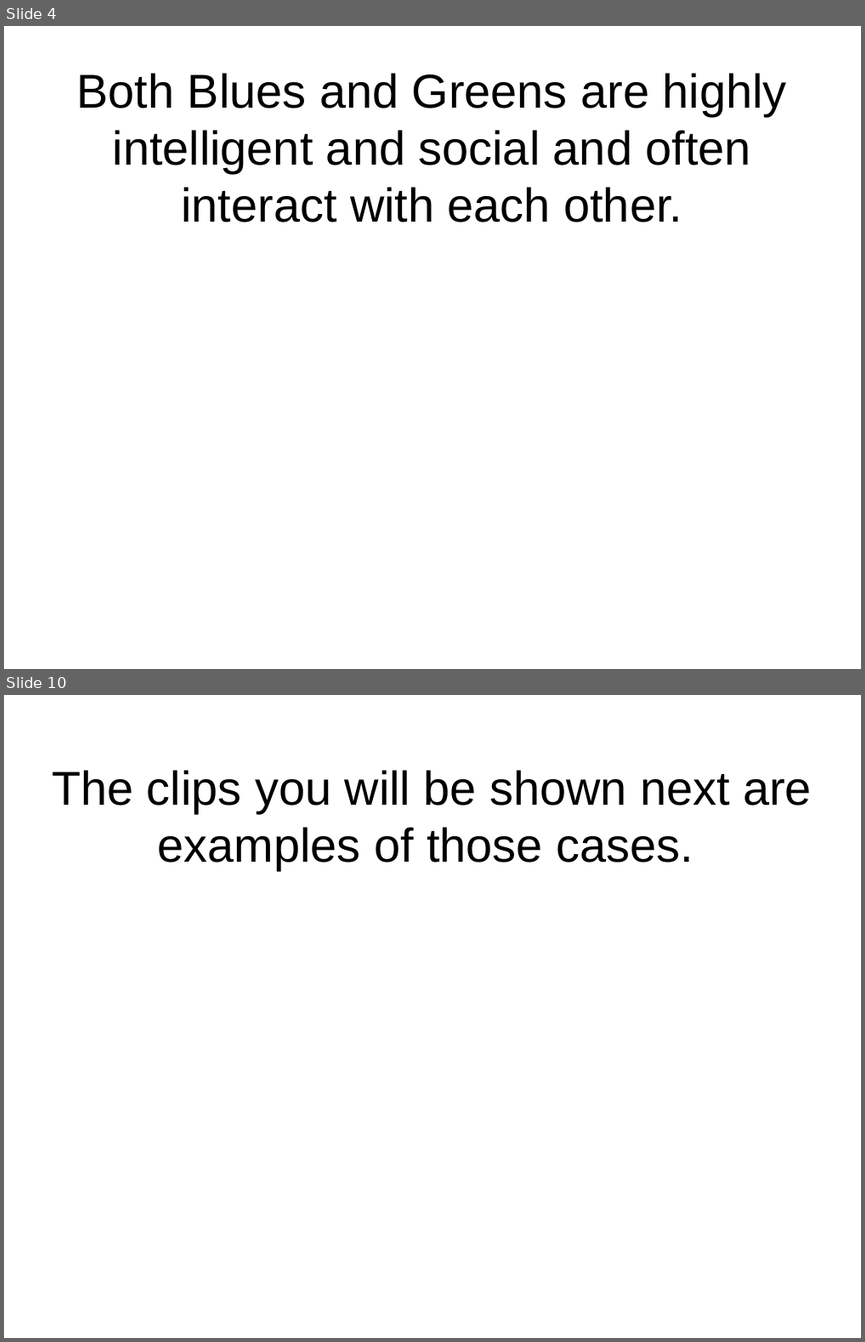
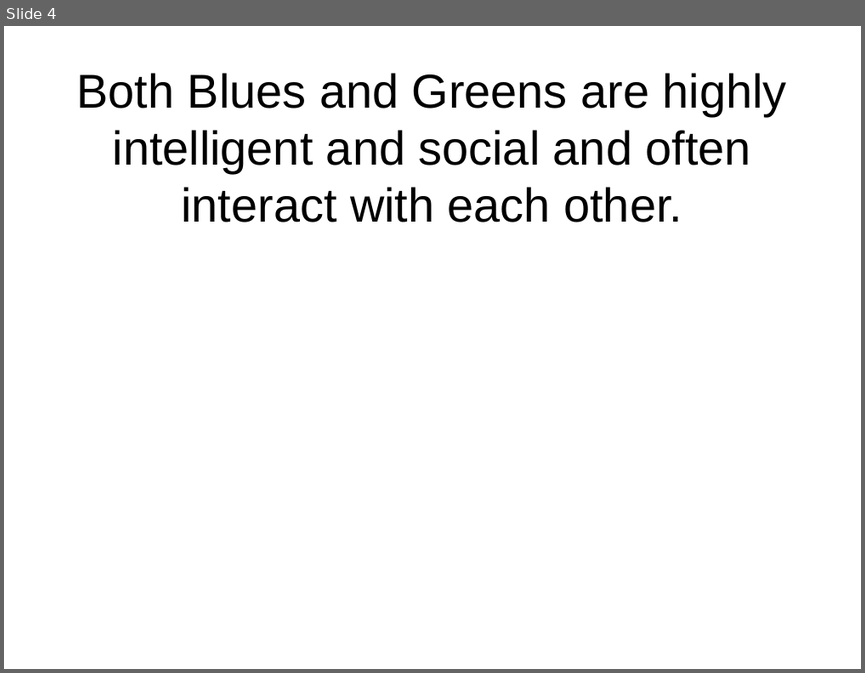
Before and after one commit to flxsosa/MoralDynamics, a slide deck: experiment_template/experiment_slides.odp. Shown one above the other, each under a label of ours: slides 4 and 10 before the commit, slide 4 after it; the slides between them are not shown. The pictures are 865x1342 and 865x673 pixels, drawn with LibreOffice and Linux fonts; fonts in the diff are those of the drawing. Boxes give left, top, right and bottom in pixels: in the first picture for what was removed or moved away, otherwise in the second. Text is boxed around its words. In the diff, an @@ line names an element or a change of style, - is before the commit and + after.

```diff
--- a/experiment_template/experiment_slides.odp
+++ b/experiment_template/experiment_slides.odp
@@ slide 10 removed at [4,695,861,1338], background #FFFFFF @@
@@ title removed at [52,770,812,870] @@
-The clips you will be shown next are examples of those cases.
```
Also in this commit, not shown: 1 slide changed, 3 slides added, 5 other slides removed, 12 other files.
